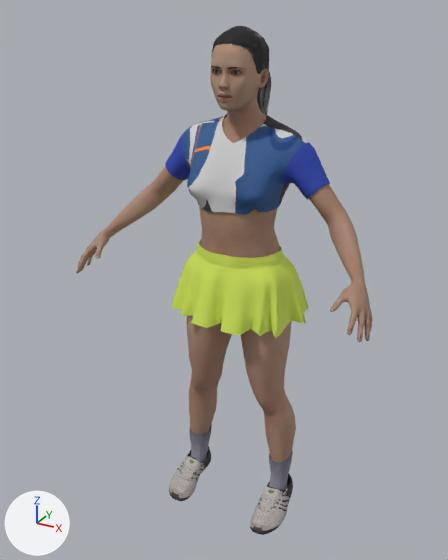
Before and after pictures for a commit that changed the glTF model arjan-portfolio/public/rally-house/assets/characters/taylor/taylor.glb.
One viewpoint serves both versions: a camera (50 mm lens) standing at (1.26, -2.5, 2.47) and looking at (-0.05, -0.11, 1.27). Arrows for +X, +Y and +Z are at lower left; the lights stay in place. The picture after the commit comes second. Vertices at exactly the same position are counted once.

Names of what the first picture shows: 'hair', 'kit', 'shoes', 'skin', 'skirt'.
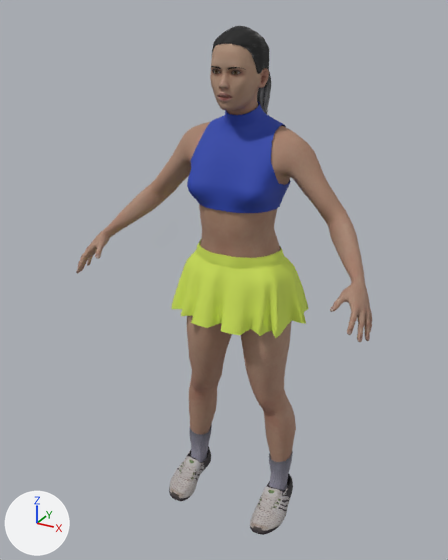
Boxes (x1, y1, x2, y2) around the edits, measured in the pictures (448 x 560 px; the box of a moved part takes in the faces that stretch with it):
'kit', reshaped (37% narrower, 11% taller): before (165, 114, 330, 215); after (187, 101, 291, 213)
part 1 of me_skin, moved or reshaped: before (219, 78, 267, 143); after (172, 76, 322, 185)

Diff of the bpy script that builds the scene:
```diff
--- a/arjan-portfolio/public/rally-house/assets/characters/taylor/taylor.glb.py
+++ b/arjan-portfolio/public/rally-house/assets/characters/taylor/taylor.glb.py
@@ me_skin @@
 # used by ob_skin; location = (0.0, 0.0, 0.0)
-me_skin.from_pydata(...)  # 10497 vertices, 20696 faces; spans x -0.73..0.73, y -0.44..0.14, z 0.25..2.39
+me_skin.from_pydata(...)  # 10503 vertices, 20688 faces; spans x -0.73..0.73, y -0.44..0.14, z 0.25..2.39
+# me_skin part 1: 3 vertices moved within x -0.11..-0.02, y -0.2..-0.08, z 2.21..2.22; 358 vertices removed from x -0.2..0.2, y -0.24..0.07, z 1.69..2.06; 364 vertices added at x -0.36..0.36, y -0.17..0.1, z 1.74..1.99
 me_skin.materials.append(mat_skin)
@@ me_kit @@
 # used by ob_kit; location = (0.0, 0.0, 0.0)
-me_kit.from_pydata(...)  # 1133 vertices, 2080 faces; spans x -0.401..0.409, y -0.247..0.145, z 1.185..2.045
+me_kit.from_pydata(...)  # 1268 vertices, 2278 faces; spans x -0.267..0.269, y -0.246..0.145, z 1.185..2.099
+# me_kit part 2: the loose piece of 911 vertices spanning x -0.401..0.409, y -0.247..0.106, z 1.643..2.045 is rebuilt with 1046 vertices and now spans x -0.22..0.22, y -0.246..0.107, z 1.66..2.099
 me_kit.materials.append(mat_kit)
```
